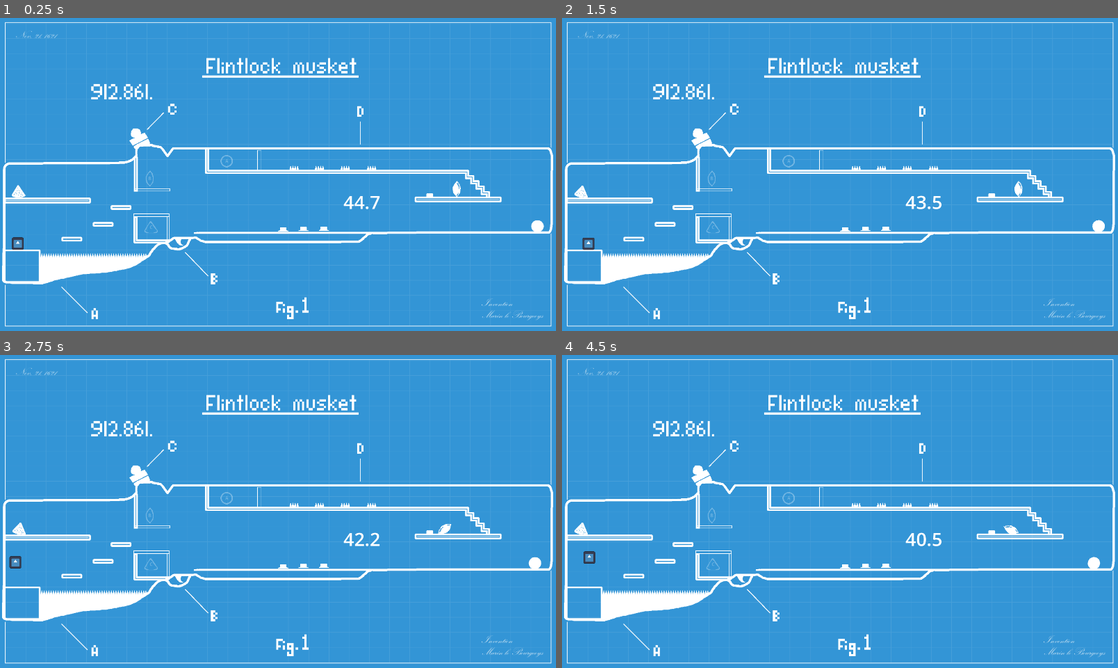
Above: before the commit, frames 1-4 (two rows, left to right).
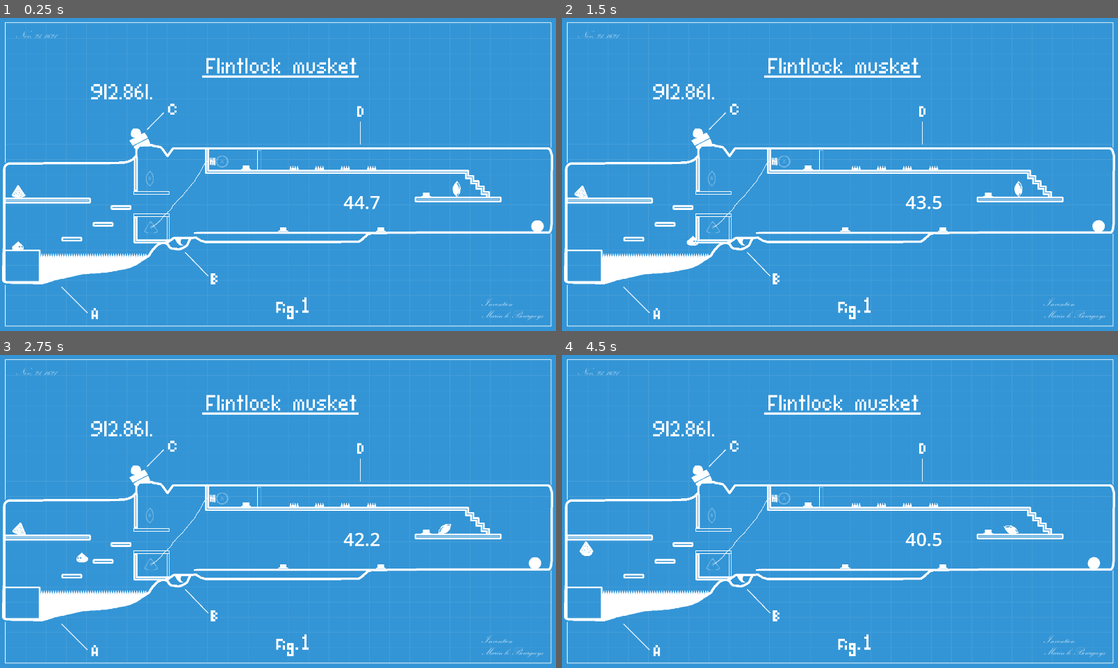
Above: after the commit, the same moments.

Repository: simenhs/piratsyltetoey
Game: Godot game, scene res://scenes/persistent_world/persistent_world.tscn
The game is run twice, just before and just after one commit, with the same random seed, the same clock (stepped at 60 frames per second) and the same inputs. The engine's default icon, where the game draws it, is replaced by a stand-in: a white triangle on a blue panel in a dark square.
Inputs:
- Up to frame 1 (0.25 s): no input
- Up to frame 2 (1.5 s): hold D (right) from 0.53 s (still down); tap Space (jump) at 0.6, 0.77, 1.07 s; tap Shift (dash) at 1.35 s
- Up to frame 3 (2.75 s): tap Space (jump) at 1.52, 1.55, 1.82, 2.3 s; release D (right) at 2.03 s; hold A (left) from 2.03 s (still down); hold E (use) from 2.03 s (still down)
- Up to frame 4 (4.5 s): release E (use) at 2.78 s; tap Space (jump) at 2.85, 3.02, 3.32, 3.77, 3.8, 4.07 s; tap Shift (dash) at 3.6 s; release A (left) at 4.28 s; hold D (right) from 4.28 s (still down); tap E (use) at 4.35 s

The runs differ from the first frame. In frame 1, 0.3% of the frame differs, in the area x 2-78%, y 43-74%; in frame 2, 0.4%; in frame 3, 0.4%; in frame 4, 0.5%, in the area x 2-78%, y 43-69%.

Commit message:
added player animation

Diff:
--- a/godot/scenes/level1/level1.tscn
+++ b/godot/scenes/level1/level1.tscn
@@ -17,6 +17,9 @@
 [ext_resource type="Texture2D" uid="uid://dfaaowosboqfk" path="res://assets/images/objects/door_horizontal_box_and_flint.png" id="15_y6im4"]
 [ext_resource type="Texture2D" uid="uid://coaafbpu22q4t" path="res://assets/images/objects/door_upper_right.png" id="16_sunmh"]
 [ext_resource type="Texture2D" uid="uid://dm08rnnyh3cys" path="res://assets/images/objects/door_vertical_box.png" id="17_ddjf5"]
+[ext_resource type="Texture2D" uid="uid://cj1j75x1acin3" path="res://assets/images/objects/rope_from_gunpowder_to_spring.png" id="18_3ao5b"]
+[ext_resource type="Texture2D" uid="uid://dcc1l2ftd1q" path="res://assets/images/objects/spring_sprung.png" id="19_p2b8a"]
+[ext_resource type="Texture2D" uid="uid://ckl17rj74fuxy" path="res://assets/images/objects/spring_unsprung.png" id="20_6woqm"]
 
 [sub_resource type="CircleShape2D" id="CircleShape2D_83c7m"]
 radius = 22.0907
@@ -58,22 +61,19 @@
 autostart = true
 
 [node name="HomePosition" parent="." node_paths=PackedStringArray("loose_pice") instance=ExtResource("5_d34i5")]
-modulate = Color(1, 1, 1, 0.3)
 position = Vector2(522, 722)
 loose_pice = NodePath("../LoosePice")
 _id = "C"
 _texture = ExtResource("5_a8vkl")
 
 [node name="HomePosition2" parent="." node_paths=PackedStringArray("loose_pice") instance=ExtResource("5_d34i5")]
-modulate = Color(1, 1, 1, 0.3)
 position = Vector2(517, 554)
 loose_pice = NodePath("../LoosePice2")
 _id = "B"
 _texture = ExtResource("6_8ailn")
 
 [node name="HomePosition3" parent="." node_paths=PackedStringArray("loose_pice") instance=ExtResource("5_d34i5")]
-modulate = Color(1, 1, 1, 0.3)
-position = Vector2(783, 494)
+position = Vector2(767, 495)
 loose_pice = NodePath("../LoosePice3")
 _id = "A"
 _texture = ExtResource("7_n4mbl")
@@ -82,7 +82,8 @@
 position = Vector2(64, 578)
 _id = "C"
 _texture = ExtResource("10_1mkss")
-_throw_power = null
+_throw_power = 300.0
+metadata/_edit_group_ = true
 
 [node name="CollisionPolygon2D" type="CollisionPolygon2D" parent="LoosePice"]
 polygon = PackedVector2Array(-1, 21, 24, 16, -1, -22, -25, 14)
@@ -91,7 +92,8 @@
 position = Vector2(1577, 590)
 _id = "B"
 _texture = ExtResource("9_lgp8j")
-_throw_power = null
+_throw_power = 300.0
+metadata/_edit_group_ = true
 
 [node name="CollisionPolygon2D" type="CollisionPolygon2D" parent="LoosePice2"]
 polygon = PackedVector2Array(-15, -1, -9, 14, 0, 27, 10, 15, 15, 0, 10, -16, 1, -28, -9, -15)
@@ -100,7 +102,8 @@
 position = Vector2(1856, 705)
 _id = "A"
 _texture = ExtResource("6_lu112")
-_throw_power = null
+_throw_power = 300.0
+metadata/_edit_group_ = true
 
 [node name="CollisionShape2D" type="CollisionShape2D" parent="LoosePice3"]
 shape = SubResource("CircleShape2D_83c7m")
@@ -140,15 +143,15 @@
 polygon = PackedVector2Array(148, 805, 165, 802, 183, 805, 183, 816, 148, 818)
 
 [node name="button" parent="." node_paths=PackedStringArray("door") instance=ExtResource("7_wkms2")]
-position = Vector2(1484, 621)
+position = Vector2(1315, 738)
 door = NodePath("../Door")
 
 [node name="button2" parent="." node_paths=PackedStringArray("door") instance=ExtResource("7_wkms2")]
-position = Vector2(1118, 735)
+position = Vector2(1472, 618)
 door = NodePath("../Door2")
 
 [node name="button3" parent="." node_paths=PackedStringArray("door") instance=ExtResource("7_wkms2")]
-position = Vector2(1048, 736)
+position = Vector2(850, 524)
 door = NodePath("../Door3")
 
 [node name="button4" parent="." node_paths=PackedStringArray("door") instance=ExtResource("7_wkms2")]
@@ -158,6 +161,7 @@
 [node name="Door" parent="." instance=ExtResource("8_bvmn0")]
 position = Vector2(523, 680)
 _texture = ExtResource("15_y6im4")
+metadata/_edit_group_ = true
 
 [node name="CollisionShape2D" type="CollisionShape2D" parent="Door"]
 position = Vector2(-0.5, 0)
@@ -166,14 +170,16 @@
 [node name="Door2" parent="." instance=ExtResource("8_bvmn0")]
 position = Vector2(896, 492)
 _texture = ExtResource("16_sunmh")
+metadata/_edit_group_ = true
 
 [node name="CollisionShape2D2" type="CollisionShape2D" parent="Door2"]
 position = Vector2(0.5, -0.5)
 shape = SubResource("RectangleShape2D_xxwdp")
 
 [node name="Door3" parent="." instance=ExtResource("8_bvmn0")]
-position = Vector2(525, 593)
+position = Vector2(523, 604)
 _texture = ExtResource("15_y6im4")
+metadata/_edit_group_ = true
 
 [node name="CollisionShape2D" type="CollisionShape2D" parent="Door3"]
 shape = SubResource("RectangleShape2D_684gc")
@@ -181,9 +187,23 @@
 [node name="Door4" parent="." instance=ExtResource("8_bvmn0")]
 position = Vector2(581, 725)
 _texture = ExtResource("17_ddjf5")
+metadata/_edit_group_ = true
 
 [node name="CollisionShape2D" type="CollisionShape2D" parent="Door4"]
 position = Vector2(0, 0.5)
 shape = SubResource("RectangleShape2D_emi5l")
 
+[node name="RopeFromGunpowderToSpring" type="Sprite2D" parent="."]
+position = Vector2(620, 609)
+texture = ExtResource("18_3ao5b")
+
+[node name="SpringSprung" type="Sprite2D" parent="."]
+visible = false
+position = Vector2(748, 493)
+texture = ExtResource("19_p2b8a")
+
+[node name="SpringUnsprung" type="Sprite2D" parent="."]
+position = Vector2(734, 495)
+texture = ExtResource("20_6woqm")
+
 [connection signal="timeout" from="Timer" to="." method="_on_timer_timeout"]
--- a/godot/scenes/level1/picup_object/loose_pice.gd
+++ b/godot/scenes/level1/picup_object/loose_pice.gd
@@ -59,13 +59,12 @@
 
 func _throw(charge : float):
 	freeze = false
-	attatched_to = null
+
 	globals.play_sound("throw")
 	var throw_vect = Vector2(1,-1) * charge*_throw_power #+ Vector2(0,-1000)
-	if rotation > PI/2:
+	if attatched_to.facing_left:
 		throw_vect.x *= -1
-
-	print(throw_vect)
+	attatched_to = null
 	apply_central_impulse(throw_vect)
 
 
--- a/godot/scenes/level1/player/player.gd
+++ b/godot/scenes/level1/player/player.gd
@@ -11,18 +11,20 @@
 
 
 var dash_on_cooldown :bool = false
-var facing_left : bool = false
+var facing_left : bool = false : set = set_facing_left
 var bounce_count : int = 0
 var was_on_floor :bool
 var bounsing := false
 var spawn_position : Vector2
 var _wall_sliding := false : set = set_wall_sliding
-
+var walkning := false : set = set_walking
+var jumping := false : set = set_jumping
 
 
 @onready var coyote_timer: Timer = %CoyoteTimer
 @onready var jump_buffer_timer: Timer = %JumpBufferTimer
 @onready var hand_position: Marker2D = %HandPosition
+@onready var animated_sprite_2d: AnimatedSprite2D = %AnimatedSprite2D
 
 func _ready() -> void:
 	spawn_position = position
@@ -60,6 +62,7 @@
 		_dash()
 	move_and_slide()
 
+	jumping = not (is_on_floor() or is_on_wall())
 
 func _jump(_delta : float):
 	globals.play_sound("jump")
@@ -111,13 +114,15 @@
 	var direction := Input.get_axis("left", "right")
 	if direction:
 		velocity.x = direction * SPEED
-		if facing_left !=  Input.is_action_pressed("left"):
-			scale.x = -1
+		#if facing_left !=  Input.is_action_pressed("left"):
+			#animated_sprite_2d.stop()
+
 		facing_left =  Input.is_action_pressed("left")
-
+		walkning = true
 	else:
 		velocity.x =  move_toward(velocity.x, 0, SPEED*delat*5)
 		velocity.x = clamp(velocity.x,-SPEED,SPEED)
+		walkning = false
 
 func _dash():
 	if not dash_on_cooldown :
@@ -149,3 +154,85 @@
 		globals.play_sound_looping("wall_slide", "my_slide_key")
 	else :
 		globals.stop_sound_looping("my_slide_key")
+
+func update_animation():
+
+	if jumping:
+		pass
+	elif walkning:
+		animated_sprite_2d.stop()
+		if facing_left:
+			animated_sprite_2d.play("walk_left")
+		else:
+			animated_sprite_2d.play("walk_right")
+
+	else:
+		animated_sprite_2d.stop()
+		if facing_left:
+			animated_sprite_2d.play("idle_left")
+		else:
+			animated_sprite_2d.play("idle_right")
+
+
+func set_facing_left(value):
+	if value != facing_left:
+		facing_left = value
+		if jumping:
+			animated_sprite_2d.stop()
+			if facing_left:
+				animated_sprite_2d.play("fly_left")
+			else:
+				animated_sprite_2d.play("fly_right")
+		elif walkning:
+			animated_sprite_2d.stop()
+			if facing_left:
+				animated_sprite_2d.play("walk_left")
+			else:
+				animated_sprite_2d.play("walk_right")
+		else:
+			animated_sprite_2d.stop()
+			if facing_left:
+				animated_sprite_2d.play("idle_left")
+			else:
+				animated_sprite_2d.play("idle_right")
+
+
+func set_walking(value):
+	if value != walkning:
+		walkning = value
+		if jumping:
+			pass
+		elif walkning:
+			animated_sprite_2d.stop()
+			if facing_left:
+				animated_sprite_2d.play("walk_left")
+			else:
+				animated_sprite_2d.play("walk_right")
+		else:
+			animated_sprite_2d.stop()
+			if facing_left:
+				animated_sprite_2d.play("idle_left")
+			else:
+				animated_sprite_2d.play("idle_right")
+
+func set_jumping(value):
+	if value != jumping:
+		jumping = value
+		animated_sprite_2d.stop()
+		if jumping:
+			if facing_left:
+				animated_sprite_2d.play("jump_left")
+			else:
+				animated_sprite_2d.play("jump_right")
+		elif walkning:
+			animated_sprite_2d.stop()
+			if facing_left:
+				animated_sprite_2d.play("walk_left")
+			else:
+				animated_sprite_2d.play("walk_right")
+		else:
+			animated_sprite_2d.stop()
+			if facing_left:
+				animated_sprite_2d.play("idle_left")
+			else:
+				animated_sprite_2d.play("idle_right")
--- a/godot/scenes/level1/player/player.tscn
+++ b/godot/scenes/level1/player/player.tscn
@@ -1,20 +1,113 @@
-[gd_scene load_steps=4 format=3 uid="uid://qboe47l73lll"]
+[gd_scene load_steps=12 format=3 uid="uid://qboe47l73lll"]
 
 [ext_resource type="Script" path="res://scenes/level1/player/player.gd" id="1_1j1jv"]
-[ext_resource type="Texture2D" uid="uid://ce4xl7aflpehj" path="res://icon.svg" id="1_oekgg"]
+[ext_resource type="Texture2D" uid="uid://p6k8thq25oxl" path="res://assets/images/objects/character_left.png" id="2_7a13x"]
+[ext_resource type="Texture2D" uid="uid://bu1qceshic1yq" path="res://assets/images/objects/character_left_walking.png" id="3_cfdgb"]
+[ext_resource type="Texture2D" uid="uid://022st1sdrof2" path="res://assets/images/objects/character_left_splat.png" id="4_twbq8"]
+[ext_resource type="Texture2D" uid="uid://cjt0xjmow522m" path="res://assets/images/objects/character_left_jump.png" id="5_7jkgb"]
+[ext_resource type="Texture2D" uid="uid://52h3n1uovkyx" path="res://assets/images/objects/character_right_splat.png" id="6_8l2kn"]
+[ext_resource type="Texture2D" uid="uid://cxk6bbiksmgqr" path="res://assets/images/objects/character_right_walking.png" id="7_uqvuy"]
+[ext_resource type="Texture2D" uid="uid://dkr4su5tpxkau" path="res://assets/images/objects/character_right.png" id="8_gxnax"]
+[ext_resource type="Texture2D" uid="uid://bq7nrl2p08mf4" path="res://assets/images/objects/character_right_jump.png" id="9_tvyw1"]
 
 [sub_resource type="CircleShape2D" id="CircleShape2D_ruihv"]
-radius = 21.0
+radius = 11.4018
+
+[sub_resource type="SpriteFrames" id="SpriteFrames_rwsd1"]
+animations = [{
+"frames": [{
+"duration": 1.0,
+"texture": ExtResource("5_7jkgb")
+}],
+"loop": true,
+"name": &"fly_left",
+"speed": 5.0
+}, {
+"frames": [{
+"duration": 1.0,
+"texture": ExtResource("9_tvyw1")
+}],
+"loop": true,
+"name": &"fly_right",
+"speed": 5.0
+}, {
+"frames": [{
+"duration": 1.0,
+"texture": ExtResource("2_7a13x")
+}, {
+"duration": 1.0,
+"texture": ExtResource("3_cfdgb")
+}],
+"loop": true,
+"name": &"idle_left",
+"speed": 2.0
+}, {
+"frames": [{
+"duration": 1.0,
+"texture": ExtResource("8_gxnax")
+}, {
+"duration": 1.0,
+"texture": ExtResource("7_uqvuy")
+}],
+"loop": true,
+"name": &"idle_right",
+"speed": 2.0
+}, {
+"frames": [{
+"duration": 1.0,
+"texture": ExtResource("4_twbq8")
+}, {
+"duration": 1.0,
+"texture": ExtResource("2_7a13x")
+}, {
+"duration": 1.0,
+"texture": ExtResource("5_7jkgb")
+}],
+"loop": false,
+"name": &"jump_left",
+"speed": 10.0
+}, {
+"frames": [{
+"duration": 1.0,
+"texture": ExtResource("6_8l2kn")
+}, {
+"duration": 1.0,
+"texture": ExtResource("8_gxnax")
+}, {
+"duration": 1.0,
+"texture": ExtResource("9_tvyw1")
+}],
+"loop": false,
+"name": &"jump_right",
+"speed": 10.0
+}, {
+"frames": [{
+"duration": 1.0,
+"texture": ExtResource("3_cfdgb")
+}, {
+"duration": 1.0,
+"texture": ExtResource("2_7a13x")
+}],
+"loop": true,
+"name": &"walk_left",
+"speed": 10.0
+}, {
+"frames": [{
+"duration": 1.0,
+"texture": ExtResource("7_uqvuy")
+}, {
+"duration": 1.0,
+"texture": ExtResource("8_gxnax")
+}],
+"loop": true,
+"name": &"walk_right",
+"speed": 10.0
+}]
 
 [node name="Player" type="CharacterBody2D"]
 collision_layer = 2
 collision_mask = 49
 script = ExtResource("1_1j1jv")
-
-[node name="Icon" type="Sprite2D" parent="."]
-position = Vector2(0.499999, 4.76837e-07)
-scale = Vector2(0.320312, 0.328125)
-texture = ExtResource("1_oekgg")
 
 [node name="CollisionShape2D" type="CollisionShape2D" parent="."]
 shape = SubResource("CircleShape2D_ruihv")
@@ -31,4 +124,10 @@
 
 [node name="HandPosition" type="Marker2D" parent="."]
 unique_name_in_owner = true
-position = Vector2(18, -15)
+position = Vector2(0, -7)
+
+[node name="AnimatedSprite2D" type="AnimatedSprite2D" parent="."]
+unique_name_in_owner = true
+position = Vector2(0.499999, 4.76837e-07)
+sprite_frames = SubResource("SpriteFrames_rwsd1")
+animation = &"fly_right"
Not shown: 1 places in godot/scenes/level1/level1.tscn that only renumber resources
